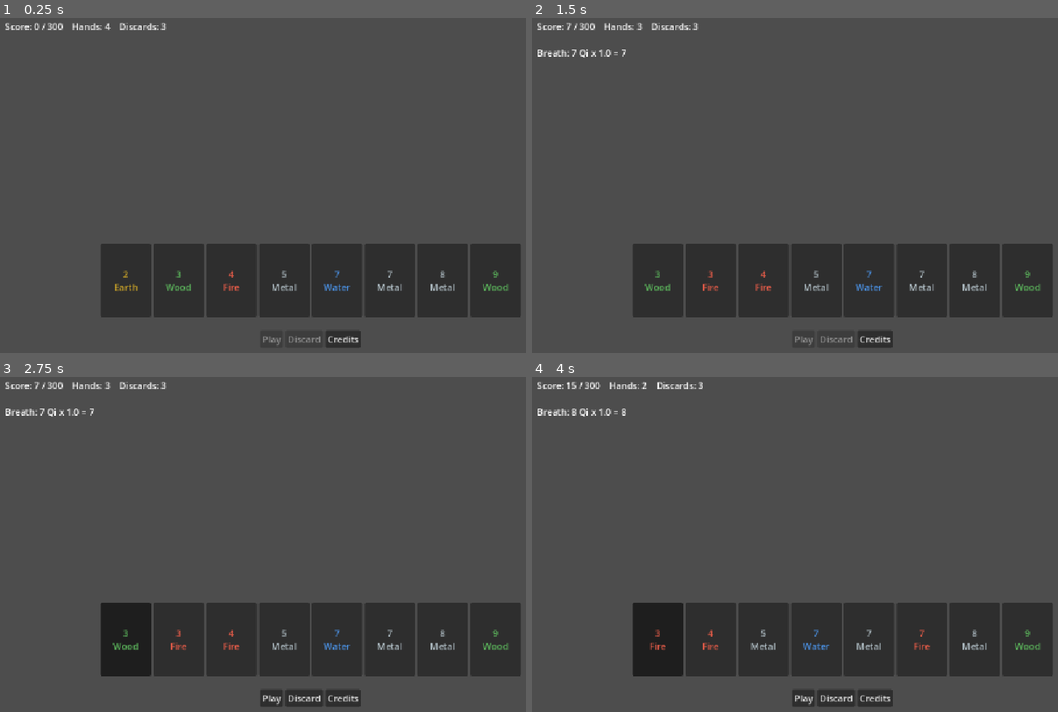
Above: before the commit, frames 1-4 (two rows, left to right).
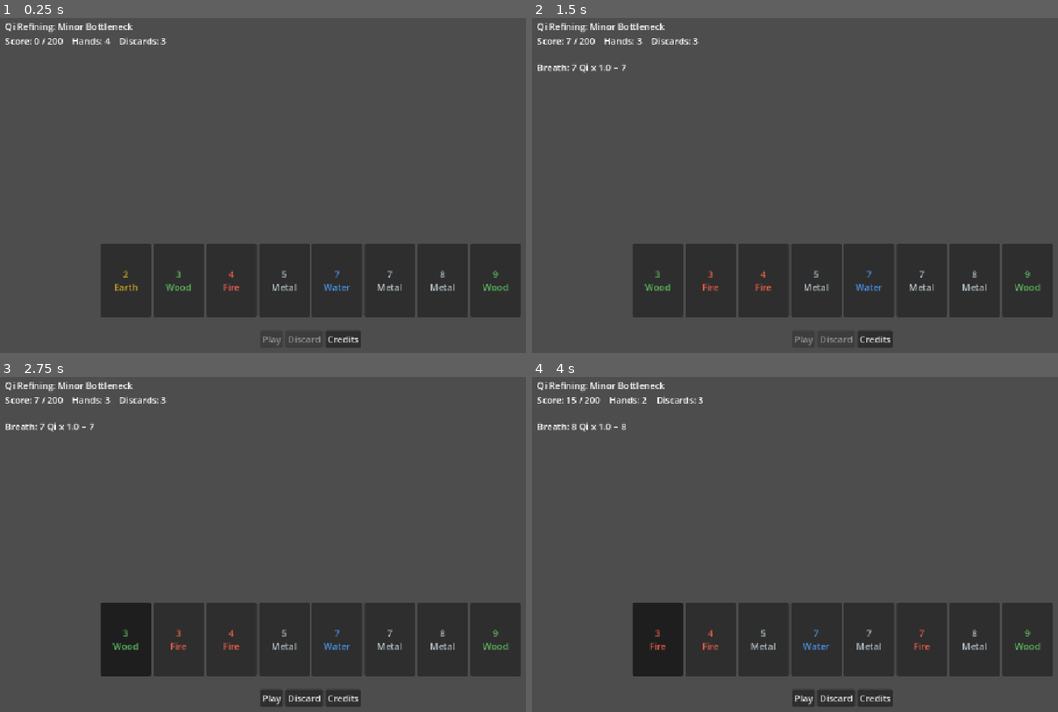
Above: after the commit, the same moments.

Repository: BazeOnigiri/deckbuilder-cultivation
Game: Godot game, scene res://ui/round/round_screen.tscn
Two runs of this game, one before a commit and one after it. Both use one fixed random seed, a clock stepped at 60 frames per second and the inputs below.
Inputs:
- Up to frame 1 (0.25 s): no input
- Up to frame 2 (1.5 s): click "2 Earth" at 0.5 s; click "Play" at 1.25 s
- Up to frame 3 (2.75 s): click "3 Wood" at 2 s
- Up to frame 4 (4 s): click "Play" at 2.75 s; click "3 Fire" at 3.5 s

The runs differ from the first frame. In frame 1, 0.7% of the frame differs, in the area x 0-32%, y 1-8%; in frame 2, 1.1%; in frame 3, 1.1%; in frame 4, 1.2%, in the area x 0-33%, y 1-17%.

Commit message:
feat(realms): ajoute les royaumes et goulots en donnees

Diff:
--- /dev/null
+++ b/content/bottlenecks/goulot_grand.tres
@@ -0,0 +1,9 @@
+[gd_resource type="Resource" script_class="BottleneckDefinition" format=3]
+
+[ext_resource type="Script" path="res://core/realms/bottleneck_definition.gd" id="1"]
+
+[resource]
+script = ExtResource("1")
+id = &"goulot_grand"
+name_key = "BOTTLENECK_GRAND"
+score_multiplier = 1.5
--- /dev/null
+++ b/content/bottlenecks/goulot_petit.tres
@@ -0,0 +1,9 @@
+[gd_resource type="Resource" script_class="BottleneckDefinition" format=3]
+
+[ext_resource type="Script" path="res://core/realms/bottleneck_definition.gd" id="1"]
+
+[resource]
+script = ExtResource("1")
+id = &"goulot_petit"
+name_key = "BOTTLENECK_PETIT"
+score_multiplier = 1.0
--- /dev/null
+++ b/content/bottlenecks/tribulation.tres
@@ -0,0 +1,9 @@
+[gd_resource type="Resource" script_class="BottleneckDefinition" format=3]
+
+[ext_resource type="Script" path="res://core/realms/bottleneck_definition.gd" id="1"]
+
+[resource]
+script = ExtResource("1")
+id = &"tribulation"
+name_key = "BOTTLENECK_TRIBULATION"
+score_multiplier = 2.0
--- /dev/null
+++ b/content/realms/royaume_fondations.tres
@@ -0,0 +1,15 @@
+[gd_resource type="Resource" script_class="RealmDefinition" format=3]
+
+[ext_resource type="Script" path="res://core/realms/realm_definition.gd" id="1"]
+[ext_resource type="Script" path="res://core/realms/bottleneck_definition.gd" id="2"]
+[ext_resource type="Resource" path="res://content/bottlenecks/goulot_petit.tres" id="3"]
+[ext_resource type="Resource" path="res://content/bottlenecks/goulot_grand.tres" id="4"]
+[ext_resource type="Resource" path="res://content/bottlenecks/tribulation.tres" id="5"]
+
+[resource]
+script = ExtResource("1")
+id = &"royaume_fondations"
+name_key = "REALM_FONDATIONS"
+order = 2
+base_score = 600
+bottlenecks = Array[ExtResource("2")]([ExtResource("3"), ExtResource("4"), ExtResource("5")])
--- /dev/null
+++ b/content/realms/royaume_noyau_or.tres
@@ -0,0 +1,15 @@
+[gd_resource type="Resource" script_class="RealmDefinition" format=3]
+
+[ext_resource type="Script" path="res://core/realms/realm_definition.gd" id="1"]
+[ext_resource type="Script" path="res://core/realms/bottleneck_definition.gd" id="2"]
+[ext_resource type="Resource" path="res://content/bottlenecks/goulot_petit.tres" id="3"]
+[ext_resource type="Resource" path="res://content/bottlenecks/goulot_grand.tres" id="4"]
+[ext_resource type="Resource" path="res://content/bottlenecks/tribulation.tres" id="5"]
+
+[resource]
+script = ExtResource("1")
+id = &"royaume_noyau_or"
+name_key = "REALM_NOYAU_OR"
+order = 3
+base_score = 1600
+bottlenecks = Array[ExtResource("2")]([ExtResource("3"), ExtResource("4"), ExtResource("5")])
--- /dev/null
+++ b/content/realms/royaume_raffinement_qi.tres
@@ -0,0 +1,15 @@
+[gd_resource type="Resource" script_class="RealmDefinition" format=3]
+
+[ext_resource type="Script" path="res://core/realms/realm_definition.gd" id="1"]
+[ext_resource type="Script" path="res://core/realms/bottleneck_definition.gd" id="2"]
+[ext_resource type="Resource" path="res://content/bottlenecks/goulot_petit.tres" id="3"]
+[ext_resource type="Resource" path="res://content/bottlenecks/goulot_grand.tres" id="4"]
+[ext_resource type="Resource" path="res://content/bottlenecks/tribulation.tres" id="5"]
+
+[resource]
+script = ExtResource("1")
+id = &"royaume_raffinement_qi"
+name_key = "REALM_RAFFINEMENT_QI"
+order = 1
+base_score = 200
+bottlenecks = Array[ExtResource("2")]([ExtResource("3"), ExtResource("4"), ExtResource("5")])
--- /dev/null
+++ b/core/realms/bottleneck_definition.gd
@@ -0,0 +1,11 @@
+class_name BottleneckDefinition
+extends Resource
+## Un goulot d'etranglement : son objectif vaut base_score du royaume x score_multiplier.
+
+@export var id: StringName = &""
+@export var name_key: String = ""
+@export var score_multiplier: float = 0.0
+
+
+func is_valid() -> bool:
+	return not id.is_empty() and not name_key.is_empty() and score_multiplier > 0.0
--- /dev/null
+++ b/core/realms/realm_catalog.gd
@@ -0,0 +1,16 @@
+class_name RealmCatalog
+extends RefCounted
+## Charge les royaumes depuis content/realms/.
+
+const DEFAULT_DIR := "res://content/realms"
+
+
+static func load_definitions(dir_path: String = DEFAULT_DIR) -> Array[RealmDefinition]:
+	var result: Array[RealmDefinition] = []
+	for res: Resource in ContentLoader.load_all(dir_path):
+		var definition := res as RealmDefinition
+		if definition == null:
+			push_warning("Ressource ignoree dans %s : %s" % [dir_path, res.resource_path])
+			continue
+		result.append(definition)
+	return result
--- /dev/null
+++ b/core/realms/realm_definition.gd
@@ -0,0 +1,19 @@
+class_name RealmDefinition
+extends Resource
+## Un royaume de cultivation : une suite de goulots a franchir dans l'ordre.
+
+@export var id: StringName = &""
+@export var name_key: String = ""
+## Position dans la run, du plus petit au plus grand.
+@export var order: int = 0
+@export var base_score: int = 0
+@export var bottlenecks: Array[BottleneckDefinition] = []
+
+
+func is_valid() -> bool:
+	if id.is_empty() or name_key.is_empty() or base_score <= 0 or bottlenecks.is_empty():
+		return false
+	for bottleneck: BottleneckDefinition in bottlenecks:
+		if bottleneck == null or not bottleneck.is_valid():
+			return false
+	return true
--- /dev/null
+++ b/core/realms/run_progress.gd
@@ -0,0 +1,44 @@
+class_name RunProgress
+extends RefCounted
+## Avancee dans une run : royaume et goulot courants, objectif a atteindre. Logique pure.
+
+var is_finished: bool = false
+
+var _realms: Array[RealmDefinition] = []
+var _realm_index: int = 0
+var _bottleneck_index: int = 0
+
+
+func _init(realms: Array[RealmDefinition]) -> void:
+	assert(not realms.is_empty(), "une run demande au moins un royaume")
+	_realms = realms.duplicate()
+	_realms.sort_custom(func(a: RealmDefinition, b: RealmDefinition) -> bool:
+		return a.order < b.order)
+
+
+func current_realm() -> RealmDefinition:
+	return _realms[_realm_index]
+
+
+func current_bottleneck() -> BottleneckDefinition:
+	return current_realm().bottlenecks[_bottleneck_index]
+
+
+func current_target() -> int:
+	return roundi(current_realm().base_score * current_bottleneck().score_multiplier)
+
+
+## Passe au goulot suivant. Renvoie false si la run est terminee (on reste alors sur le dernier goulot).
+func advance() -> bool:
+	if is_finished:
+		return false
+	_bottleneck_index += 1
+	if _bottleneck_index < current_realm().bottlenecks.size():
+		return true
+	if _realm_index + 1 < _realms.size():
+		_realm_index += 1
+		_bottleneck_index = 0
+		return true
+	_bottleneck_index -= 1
+	is_finished = true
+	return false
--- a/localization/textes.csv
+++ b/localization/textes.csv
@@ -25,3 +25,10 @@
 UI_ROUND_LOST,Échec de la percée.,Breakthrough failed.
 UI_CREDITS,Crédits,Credits
 UI_CREDITS_INTRO,Ce jeu utilise le moteur Godot (godotengine.org).,This game uses the Godot Engine (godotengine.org).
+REALM_RAFFINEMENT_QI,Raffinement du Qi,Qi Refining
+REALM_FONDATIONS,Établissement des fondations,Foundation Establishment
+REALM_NOYAU_OR,Noyau d'or,Golden Core
+BOTTLENECK_PETIT,Petit goulot,Minor Bottleneck
+BOTTLENECK_GRAND,Grand goulot,Major Bottleneck
+BOTTLENECK_TRIBULATION,Tribulation céleste,Heavenly Tribulation
+UI_STAGE,%s : %s,%s: %s
--- a/ui/round/round_screen.gd
+++ b/ui/round/round_screen.gd
@@ -4,11 +4,9 @@
 const DECK_PATH := "res://content/decks/paquet_depart.tres"
 const RULES_PATH := "res://content/rules/regles_base.tres"
 
-# shortcut: objectif fixe en attendant les royaumes, a deplacer dans les donnees de goulot.
-@export var target_score: int = 300
-
 var _round: RoundState
 var _rules: RoundRules
+var _progress: RunProgress
 
 @onready var _info: Label = %Info
 @onready var _last_hand: Label = %LastHand
@@ -23,7 +21,8 @@
 	var rng := RandomNumberGenerator.new()
 	rng.randomize()
 	var deck := DeckState.new(load(DECK_PATH), rng)
-	_round = RoundState.new(deck, _rules, HandEvaluator.new(HandCatalog.load_definitions()), target_score)
+	_progress = RunProgress.new(RealmCatalog.load_definitions())
+	_round = RoundState.new(deck, _rules, HandEvaluator.new(HandCatalog.load_definitions()), _progress.current_target())
 	_round.hand_played.connect(_on_hand_played)
 	_round.finished.connect(_on_finished)
 	_play_button.pressed.connect(_on_play_pressed)
@@ -36,7 +35,8 @@
 
 
 func _refresh() -> void:
-	_info.text = tr("UI_ROUND_INFO") % [_round.score, _round.target_score, _round.hands_left, _round.discards_left]
+	var stage: String = tr("UI_STAGE") % [tr(_progress.current_realm().name_key), tr(_progress.current_bottleneck().name_key)]
+	_info.text = stage + "\n" + tr("UI_ROUND_INFO") % [_round.score, _round.target_score, _round.hands_left, _round.discards_left]
 	for child: Node in _hand_row.get_children():
 		# remove_child tout de suite : queue_free seul laisse l'enfant compte jusqu'a la frame suivante.
 		_hand_row.remove_child(child)
Not shown, added: core/realms/bottleneck_definition.gd.uid
Not shown, added: core/realms/realm_catalog.gd.uid
Not shown, added: core/realms/realm_definition.gd.uid
Not shown, added: core/realms/run_progress.gd.uid
Binary file changed: localization/textes.en.translation
Binary file changed: localization/textes.fr.translation
